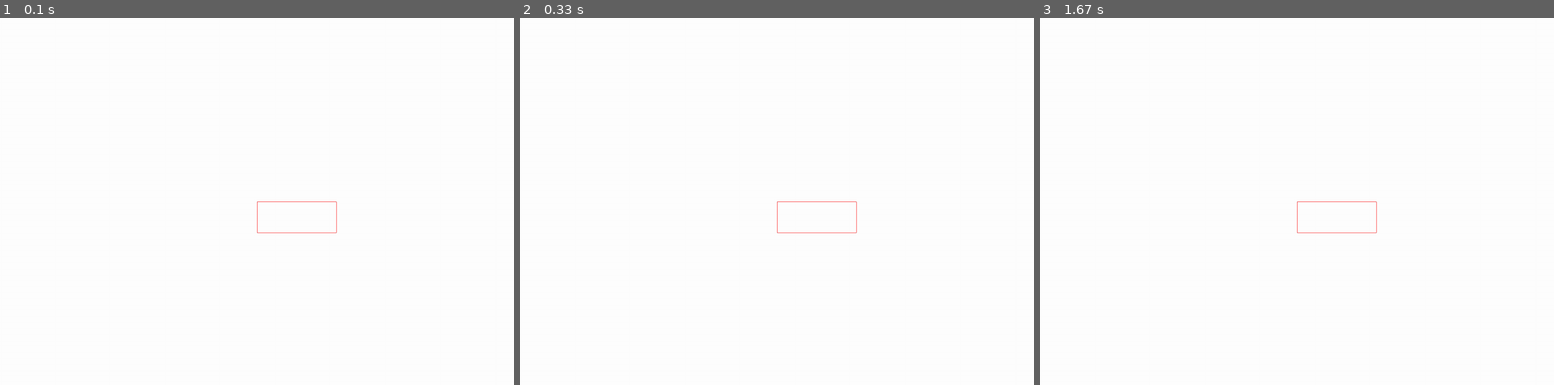
Above: before the commit, frames 1-3 (left to right).
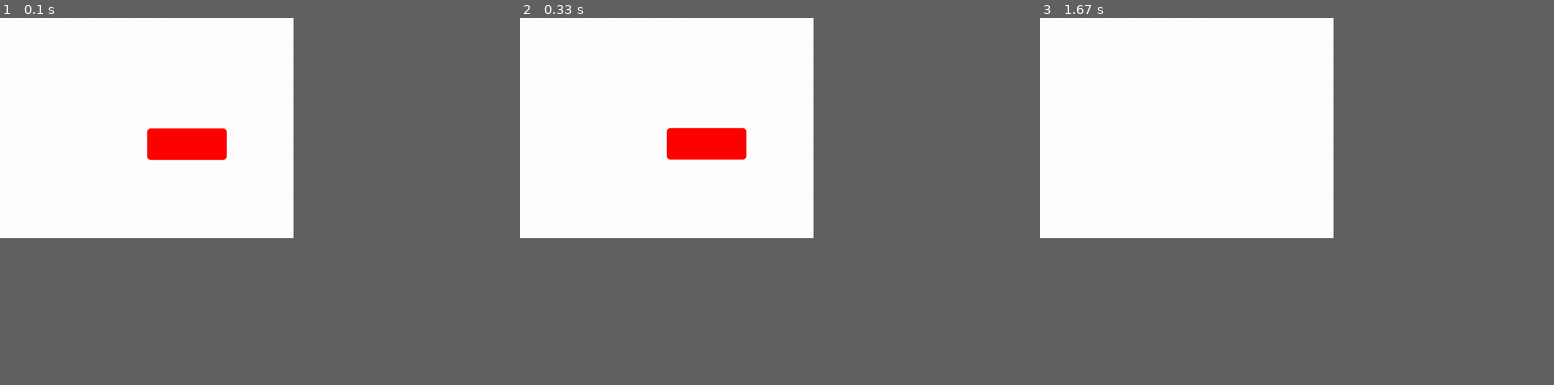
Above: after the commit, the same moments.

Repository: calumroy/vehicle_sim_pygame
Game: pygame game, started from vehicle_sim.py
Same seed, same stepped clock (60 frames per second), same inputs: the game is played once before the commit and once after it.
Inputs:
- Up to frame 1 (0.1 s): no input
- Up to frame 2 (0.33 s): no input
- Up to frame 3 (1.67 s): tap 0 at 0.33 s
In our replay, the window is 900x642 before the commit and 514x385 after it. These sizes can differ from the game's own. Grey fills any space a smaller window leaves; there, only what the larger window draws over its background counts as a difference.

The runs differ from the first frame. In frame 1, 1.5% of the frame differs, in the area x 28-66%, y 30-59%; in frame 2, 1.5%; in frame 3, 0.1%.

Commit message:
Very bad scaling imlemented

Diff:
--- a/sim_timer.py
+++ b/sim_timer.py
@@ -11,6 +11,8 @@
         self.averaging_const = 0.05
         self.print_time_period = 1.0
         self.last_print_time = time_now
+        self.reset_period = 10.0
+        self.last_reset_time = time_now
 
     def update(self):
         time_now = time.time()
@@ -28,4 +30,11 @@
         if ( time_diff > self.print_time_period):
             print("min = {0} max = {1} average hz = {2}".format(self.min_time, self.max_time, self.average_loop_rate_hz))
             self.last_print_time = time_now
+        # Reset timer.
+        reset_diff = (time_now - self.last_reset_time)
+        if ( reset_diff > self.reset_period):
+            self.max_time = time_diff
+            self.min_time = time_diff
+            self.last_reset_time = time_now
+
         self.last_update_time = time_now
--- a/vehicle_sim.py
+++ b/vehicle_sim.py
@@ -21,17 +21,21 @@
 pygame.init()
 
 FRAMES_PER_SEC = 60
-UPDATE_SIM_HZ = 20
+UPDATE_SIM_HZ = 5
 update_sim_period = 1.0 / float(UPDATE_SIM_HZ)
 frames_per_sim_update = int((1.0 / float(UPDATE_SIM_HZ)) * FRAMES_PER_SEC)
 print("frames_per_sim_update = {0}".format(frames_per_sim_update))
 
 # Set the width and height of the screen [width, height]
-size = (2*700, 2*500)
-screen = pygame.display.set_mode(size)
+display_size = (800, 600)
+screen = pygame.display.set_mode(display_size)
 pixel_to_meters_scale = 40.0  # The number of pixels per simulated meter.
 newtons_per_key_press = 200.0
 rads_per_key_press = 0.02
+zoom = 1
+zoom_factor = 0.05
+n_anti_aliasing_ratio = 2
+border_radius = 10
 
 pygame.display.set_caption("Vehicle Sim")
 
@@ -55,21 +59,20 @@
 game_timer = simtimer.SimTimer()
 
 # Start at a negative y position since the screens top left pos is (0,0)
-start_pos = (float(size[0]/2.0),-1.0*float(size[1]/2.0))
+start_pos = (float(display_size[0]/2.0),-1.0*float(display_size[1]/2.0))
 # Convert the start pos to coordinates for the vehicle
 start_pos = (start_pos[0] / pixel_to_meters_scale, start_pos[1] / pixel_to_meters_scale)
 car = mi.Vehicle(start_pos)
 
 def print_car_state(car):
-    car.control_input["Fx"]= (keys["up"] - keys["down"]) * newtons_per_key_press
-    car.control_input["delta"] = (keys["left"] - keys["right"]) * rads_per_key_press
-    print("  Vehicle input controls: \n\t\t Fx = {0} \n\t\t delta = {1}".format(car.control_input["Fx"], car.control_input["delta"]))
-    print(" car.state[x] = {0}".format(car.state["x"]))
-    print(" car.state[y] = {0}".format(car.state["y"]))
-    print(" car.state[phi] = {0}".format(car.state["phi"]))
-    print(" car.state[vx] = {0}".format(car.state["vx"]))
-    print(" car.state[vy] = {0}".format(car.state["vy"]))
-    print(" car.state[r] = {0}".format(car.state["r"]))
+    pass
+    # print("  Vehicle input controls: \n\t\t Fx = {0} \n\t\t delta = {1}".format(car.control_input["Fx"], car.control_input["delta"]))
+    # print(" car.state[x] = {0}".format(car.state["x"]))
+    # print(" car.state[y] = {0}".format(car.state["y"]))
+    # print(" car.state[phi] = {0}".format(car.state["phi"]))
+    # print(" car.state[vx] = {0}".format(car.state["vx"]))
+    # print(" car.state[vy] = {0}".format(car.state["vy"]))
+    # print(" car.state[r] = {0}".format(car.state["r"]))
 
 def update(car, update_sim_period):
     global done
@@ -98,7 +101,7 @@
     rw2=pos[2]//2 # halfwidth of rectangle
     rh2=pos[3]//2
 
-    pygame.draw.rect( s, color, ((surfcenterx-rw2-rotation_offset_center[0])*nRenderRatio,(surfcentery-rh2-rotation_offset_center[1])*nRenderRatio,pos[2]*nRenderRatio,pos[3]*nRenderRatio), fill*nRenderRatio, border_radius=border_radius*nRenderRatio )
+    pygame.draw.rect( s, color, ((surfcenterx-rw2-rotation_offset_center[0])*nRenderRatio,(surfcentery-rh2-rotation_offset_center[1])*nRenderRatio,pos[2]*nRenderRatio,pos[3]*nRenderRatio), (not fill)*nRenderRatio, border_radius=border_radius*nRenderRatio )
     s = pygame.transform.rotate( s, rotation_angle )
     if nRenderRatio != 1: s = pygame.transform.smoothscale(s,(s.get_width()//nRenderRatio,s.get_height()//nRenderRatio))
     incfromrotw = (s.get_width()-sw)//2
@@ -127,36 +130,31 @@
                 keys["left"] -= 1.0
             elif event.key == pygame.K_q:
                 done = True
+            elif event.key == pygame.K_0:
+                zoom = 2
+                print('RESET')
+        # Zoom in out functions
+        if event.type == pygame.MOUSEBUTTONDOWN and event.button == 4: # wheel rolled up
+            zoom += zoom_factor
+            print('ZOOMING IN')
+        elif event.type == pygame.MOUSEBUTTONDOWN and event.button == 5: # wheel rolled down
+            zoom -= zoom_factor
+            print('ZOOMING OUT')
 
 
     # --- Game logic should go here
 
-    # --- Screen-clearing code goes here
-
-    # Here, we clear the screen to white. Don't put other drawing commands
-    # above this, or they will be erased with this command.
-
-    # If you want a background image, replace this clear with blit'ing the
-    # background image.
-    screen.fill(WHITE)
-
-    # --- Drawing code should go here
-    fill = True
-    border_radius = 2
-    rotation_angle = car.state["phi"] * 180.0 / math.pi  # Convert from radians to degrees.
-    # Negate the y positions since pygame uses downwards as positive y direction.
-    rect_state = (car.state["x"] * pixel_to_meters_scale,-1.0*car.state["y"] * pixel_to_meters_scale,
-                  car.params["car_l"]*pixel_to_meters_scale,
-                  car.params["car_w"]*pixel_to_meters_scale)
-    angle_offset = (0.0, 0.0)
-    rectRotated( screen, RED, rect_state, fill, border_radius, rotation_angle, angle_offset, 2)
-
+    # Update control inputs
+    car.control_input["Fx"]= (keys["up"] - keys["down"]) * newtons_per_key_press
+    car.control_input["delta"] = (keys["left"] - keys["right"]) * rads_per_key_press
+
+    # Run simulation code
     tick_count += 1
     if tick_count > frames_per_sim_update:
         tick_count = 0
         update(car, update_sim_period)
-    # --- Go ahead and update the screen with what we've drawn.
-    pygame.display.flip()
+        # Add timer to keep track of how quickly the sim is running.
+        game_timer.update()
 
     # Print out functions.
     time_now = time.time()
@@ -165,10 +163,40 @@
         print_car_state(car)
         last_print_time = time_now
 
+    # --- Screen-clearing code goes here
+
+    # Here, we clear the screen to white. Don't put other drawing commands
+    # above this, or they will be erased with this command.
+
+    # If you want a background image, replace this clear with blit'ing the
+    # background image.
+    #screen.fill(WHITE)
+
+    # --- Drawing code should go here
+    display = pygame.Surface((int(display_size[0] / zoom), int(display_size[1] / zoom)))
+    display.fill(WHITE)
+
+    fill = True
+    rotation_angle = car.state["phi"] * 180.0 / math.pi  # Convert from radians to degrees.
+    # Negate the y positions since pygame uses downwards as positive y direction.
+    rect_x = car.state["x"] * pixel_to_meters_scale
+    rect_y = -1.0*car.state["y"] * pixel_to_meters_scale
+    rect_state = (rect_x, rect_y,
+                  car.params["car_l"]*pixel_to_meters_scale,
+                  car.params["car_w"]*pixel_to_meters_scale)
+    angle_offset = (0.0, 0.0)
+    rectRotated( display, RED, rect_state, fill, border_radius, rotation_angle, angle_offset, n_anti_aliasing_ratio)
+
+    # --- Go ahead and update the screen with what we've drawn.
+    screen.blit(pygame.transform.scale(display,display_size),(0,0))
+    pygame.display.flip()
+
+
+
     # --- Limit to FRAMES_PER_SEC frames per second
     clock.tick(FRAMES_PER_SEC)
 
-    game_timer.update()
+
 
 # Close the window and quit.
 pygame.quit()
